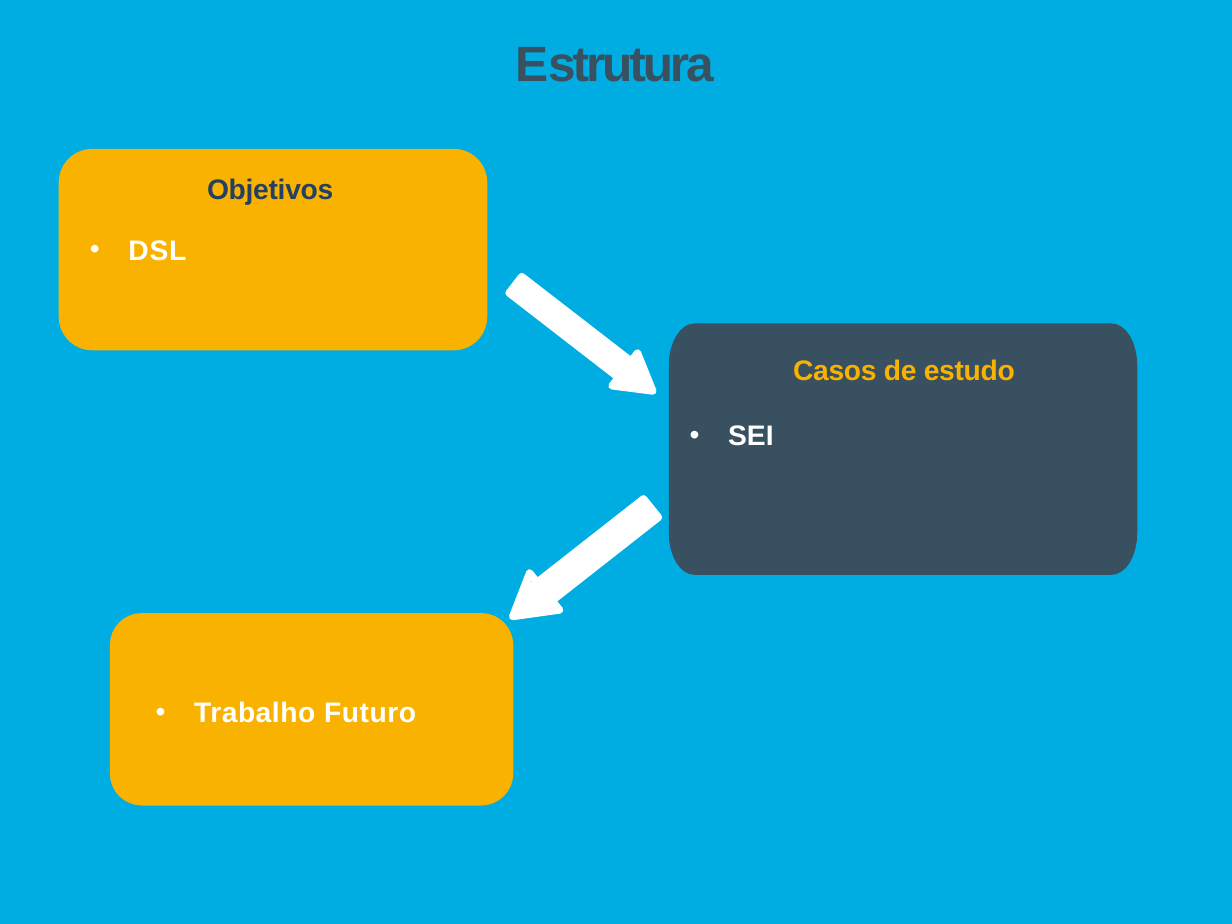
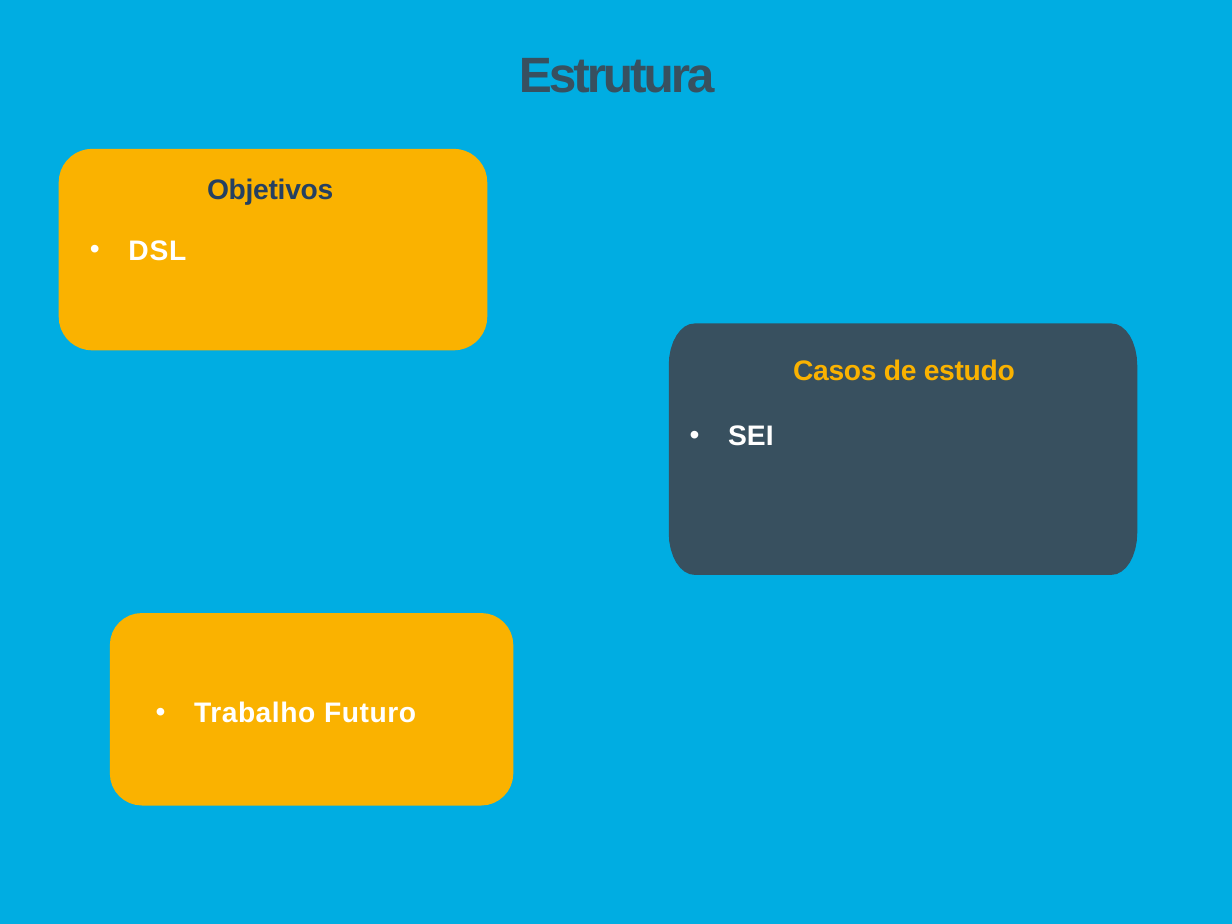
Before and after one commit to Tibblue/PLC, a slide deck: slide 2 of LEI/apresentações/checkpoint2/apresLEI_grupo47.pptx. Drawn at 1232x924 pixels with LibreOffice and Linux fonts; fonts in the diff are those of the drawing. Boxes give left, top, right and bottom in pixels: in the first picture for what was removed or moved away, otherwise in the second. Text is boxed around its words. In the diff, an @@ line names an element or a change of style, - is before the commit and + after.

```diff
--- a/LEI/apresentações/checkpoint2/apresLEI_grupo47.pptx
+++ b/LEI/apresentações/checkpoint2/apresLEI_grupo47.pptx
@@ text "Estrutura" moved from (x1=515, y1=47, x2=714, y2=82) to (x1=519, y1=58, x2=715, y2=93) @@
@@ text "Estrutura" at (x1=519, y1=58, x2=715, y2=93): alignment left to centre @@
@@ freeform shape removed at (x1=506, y1=250, x2=654, y2=423) @@
@@ freeform shape removed at (x1=506, y1=250, x2=654, y2=423) @@
@@ freeform shape removed at (x1=512, y1=489, x2=660, y2=628) @@
@@ freeform shape removed at (x1=512, y1=489, x2=660, y2=628) @@
```
Also in this commit, not shown: 15 other slides changed, 2 slides removed.
